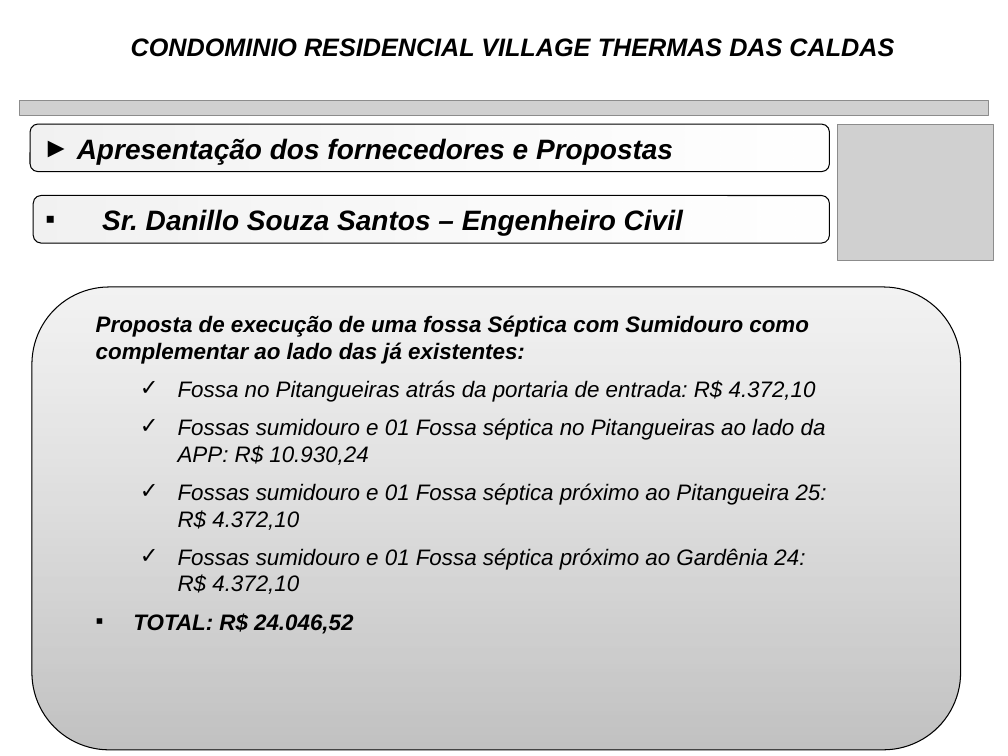
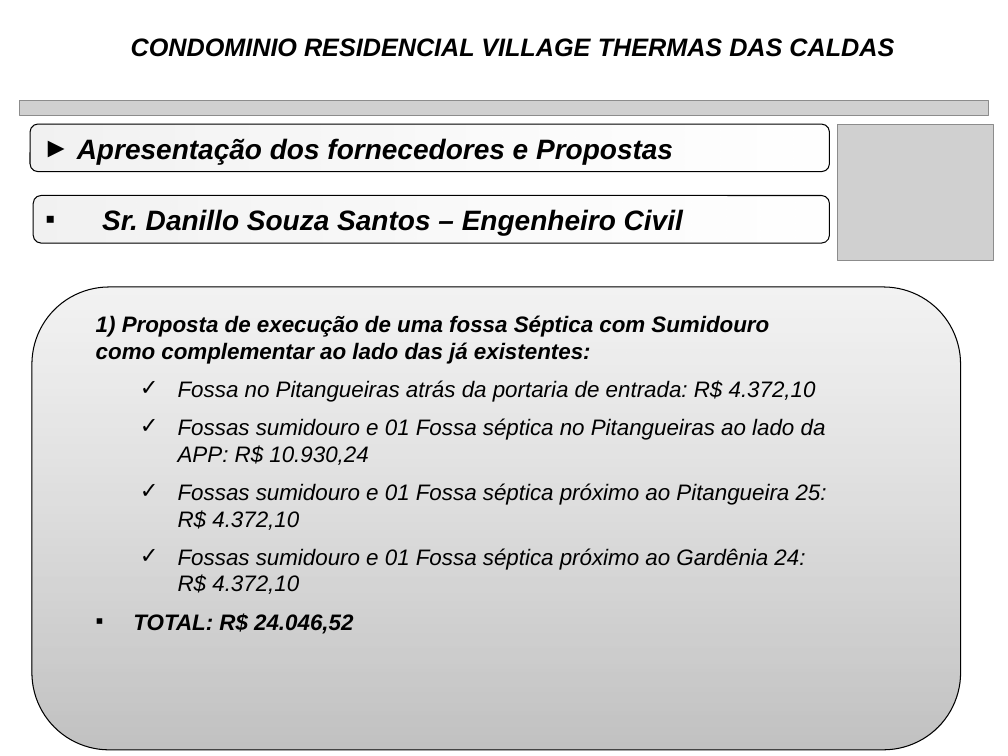
Before and after one commit to rwlc71/Village, a slide deck: slide 16 of Manutenção Village/FossaSepticas.pptx. Drawn at 1008x756 pixels with LibreOffice and Linux fonts; fonts in the diff are those of the drawing; grey boxes stand for pictures. Boxes give left, top, right and bottom in pixels: in the first picture for what was removed or moved away, otherwise in the second. Text is boxed around its words. In the diff, an @@ line names an element or a change of style, - is before the commit and + after.

```diff
--- a/Manutenção Village/FossaSepticas.pptx
+++ b/Manutenção Village/FossaSepticas.pptx
@@ text at (96,315,769,364): text changed @@
-  Proposta de execução de uma fossa Séptica com Sumidouro como complementar ao lado das já existentes:
+  1) Proposta de execução de uma fossa Séptica com Sumidouro como complementar ao lado das já existentes:
```
Also in this commit, not shown: 16 other slides changed.
